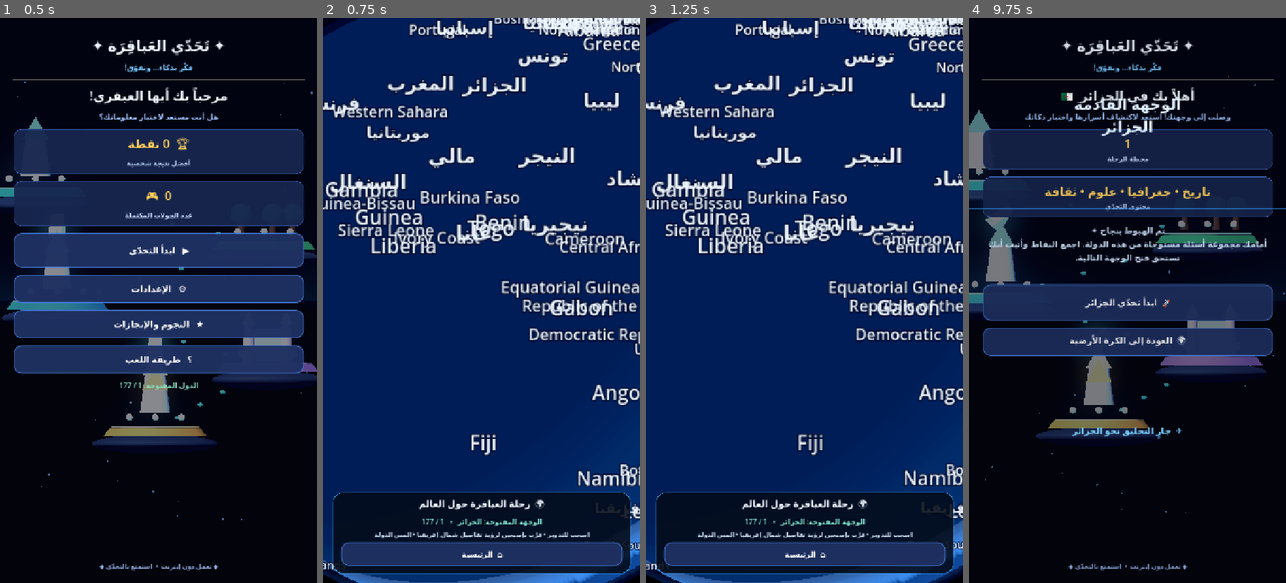
Above: before the commit, frames 1-4 (left to right).
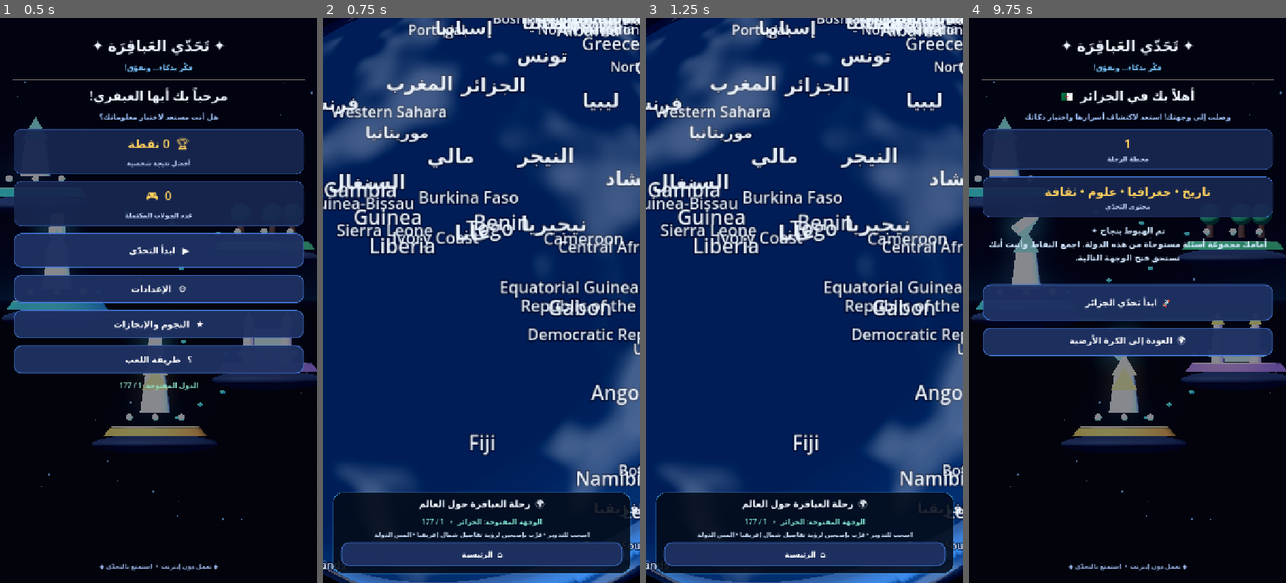
Above: after the commit, the same moments.

Repository: mahdialloui01-art/challenge-
Game: Godot game, scene res://scenes/main.tscn
Two runs of this game, one before a commit and one after it. Both use one fixed random seed, a clock stepped at 60 frames per second and the inputs below.
Inputs:
- Up to frame 1 (0.5 s): no input
- Up to frame 2 (0.75 s): click "▶ ابدأ التحدّي" at 0.5 s
- Up to frame 3 (1.25 s): no input
- Up to frame 4 (9.75 s): click "⌂ الرئيسية" at 1.25 s; click "⚙ الإعدادات" at 2 s; click "الموسيقى الحماسية: مفعّلة" at 2.75 s; click "الموسيقى الحماسية: متوقفة" at 3.5 s; click "اهتزاز عند الإجابة: متوقف" at 4.25 s; click "اهتزاز عند الإجابة: مفعّل" at 5 s; click "إظهار شرح الإجابات: مفعّل" at 5.75 s; click "إظهار شرح الإجابات: متوقف" at 6.5 s; click "→ العودة للرئيسية" at 7.25 s; click "★ النجوم والإنجازات" at 8 s; click "؟ طريقة اللعب" at 8.75 s; click "▶ ابدأ التحدّي" at 9.5 s

Frame 1 is identical in both runs. In frame 2, 21% of the frame differs, in the area x 0-100%, y 0-100%; in frame 3, 24%; in frame 4, 11%.

Commit message:
Improve globe motion, zoom and physical Earth atmosphere

Diff:
--- a/scripts/world_globe.gd
+++ b/scripts/world_globe.gd
@@ -28,10 +28,12 @@
 var zoom_distance := 7.6
 var globe_mesh: MeshInstance3D
 var detail_patch: MeshInstance3D
+var detail_material: StandardMaterial3D
+var cloud_layer: MeshInstance3D
 var country_labels: Array[Label3D] = []
-const DETAIL_LON_MIN := -3.0
-const DETAIL_LON_MAX := 12.0
-const DETAIL_LAT_MIN := 30.0
+const DETAIL_LON_MIN := -9.0
+const DETAIL_LON_MAX := 16.0
+const DETAIL_LAT_MIN := 18.0
 const DETAIL_LAT_MAX := 38.0
 
 func _ready() -> void:
@@ -76,6 +78,7 @@
     globe_mesh.material_override = ocean
     add_child(globe_mesh)
     _build_north_africa_detail_patch()
+    _build_cloud_layer()
 
     var atmosphere := MeshInstance3D.new()
     atmosphere.mesh = _create_earth_mesh(96, 48, GLOBE_RADIUS * 1.022)
@@ -144,14 +147,47 @@
     detail_patch = MeshInstance3D.new()
     detail_patch.name = "OfflineNorthAfricaSatelliteDetail"
     detail_patch.mesh = patch_mesh
-    var detail_material := StandardMaterial3D.new()
+    detail_material = StandardMaterial3D.new()
     detail_material.albedo_texture = image_texture
+    detail_material.albedo_color = Color(1, 1, 1, 0)
+    detail_material.transparency = BaseMaterial3D.TRANSPARENCY_ALPHA
     detail_material.roughness = 1.0
     detail_material.cull_mode = BaseMaterial3D.CULL_DISABLED
     detail_material.texture_filter = BaseMaterial3D.TEXTURE_FILTER_LINEAR_WITH_MIPMAPS
     detail_patch.material_override = detail_material
     detail_patch.visible = false
     add_child(detail_patch)
+
+func _build_cloud_layer() -> void:
+    cloud_layer = MeshInstance3D.new()
+    cloud_layer.name = "AnimatedCloudShell"
+    cloud_layer.mesh = _create_earth_mesh(160, 80, GLOBE_RADIUS * 1.008)
+    var cloud_shader := Shader.new()
+    cloud_shader.code = """shader_type spatial;
+render_mode blend_mix, depth_prepass_alpha, cull_disabled, unshaded;
+float hash21(vec2 p) {
+    return fract(sin(dot(p, vec2(127.1, 311.7))) * 43758.5453123);
+}
+float noise2(vec2 p) {
+    vec2 i = floor(p);
+    vec2 f = fract(p);
+    f = f * f * (3.0 - 2.0 * f);
+    return mix(mix(hash21(i), hash21(i + vec2(1.0, 0.0)), f.x),
+               mix(hash21(i + vec2(0.0, 1.0)), hash21(i + vec2(1.0, 1.0)), f.x), f.y);
+}
+void fragment() {
+    vec2 p = UV * vec2(22.0, 11.0);
+    p.x += TIME * 0.018;
+    float n = noise2(p) * 0.58 + noise2(p * 2.1) * 0.29 + noise2(p * 4.2) * 0.13;
+    float cloud = smoothstep(0.55, 0.72, n);
+    ALBEDO = vec3(0.86, 0.92, 1.0);
+    ALPHA = cloud * 0.30;
+}
+"""
+    var cloud_material := ShaderMaterial.new()
+    cloud_material.shader = cloud_shader
+    cloud_layer.material_override = cloud_material
+    add_child(cloud_layer)
 
 func _load_country_geometry() -> void:
     if not FileAccess.file_exists(DATA_PATH):
@@ -269,14 +305,16 @@
 
 func _process(delta: float) -> void:
     _update_country_label_visibility()
-    if detail_patch != null:
-        detail_patch.visible = zoom_distance <= 6.35
+    if detail_patch != null and detail_material != null:
+        var detail_alpha := clampf(inverse_lerp(9.6, 7.7, zoom_distance), 0.0, 1.0)
+        detail_patch.visible = detail_alpha > 0.01
+        detail_material.albedo_color = Color(1, 1, 1, detail_alpha)
     if not drag_active and rotation_velocity.length() > 0.001:
         rotate_y(rotation_velocity.x * delta)
         rotate_x(rotation_velocity.y * delta)
-        rotation_velocity = rotation_velocity.lerp(Vector2.ZERO, minf(1.0, delta * 2.8))
+        rotation_velocity = rotation_velocity.lerp(Vector2.ZERO, minf(1.0, delta * 5.2))
     if not drag_active:
-        rotate_y(delta * 0.018)
+        rotate_y(delta * 0.0035)
 
 func _input(event: InputEvent) -> void:
     if event is InputEventScreenTouch:
@@ -305,7 +343,8 @@
     var camera := get_viewport().get_camera_3d()
     if camera == null:
         return
-    zoom_distance = clampf(zoom_distance / factor, 4.2, 12.5)
+    var gentle_factor := lerpf(1.0, factor, 0.58)
+    zoom_distance = clampf(zoom_distance / gentle_factor, 3.28, 14.0)
     camera.position.z = zoom_distance
 
 func _begin_drag(position: Vector2) -> void:
@@ -322,10 +361,10 @@
         return
     if position.distance_to(drag_start) > 8.0:
         pointer_moved = true
-    rotate_y(relative.x * 0.008)
-    rotate_x(relative.y * 0.008)
+    rotate_y(relative.x * 0.0022)
+    rotate_x(relative.y * 0.0022)
     rotation.x = clampf(rotation.x, -1.25, 1.25)
-    rotation_velocity = Vector2(relative.x * 0.42, relative.y * 0.42)
+    rotation_velocity = Vector2(relative.x * 0.006, relative.y * 0.006).limit_length(0.75)
     last_pointer = position
 
 func _end_drag(position: Vector2) -> void:
